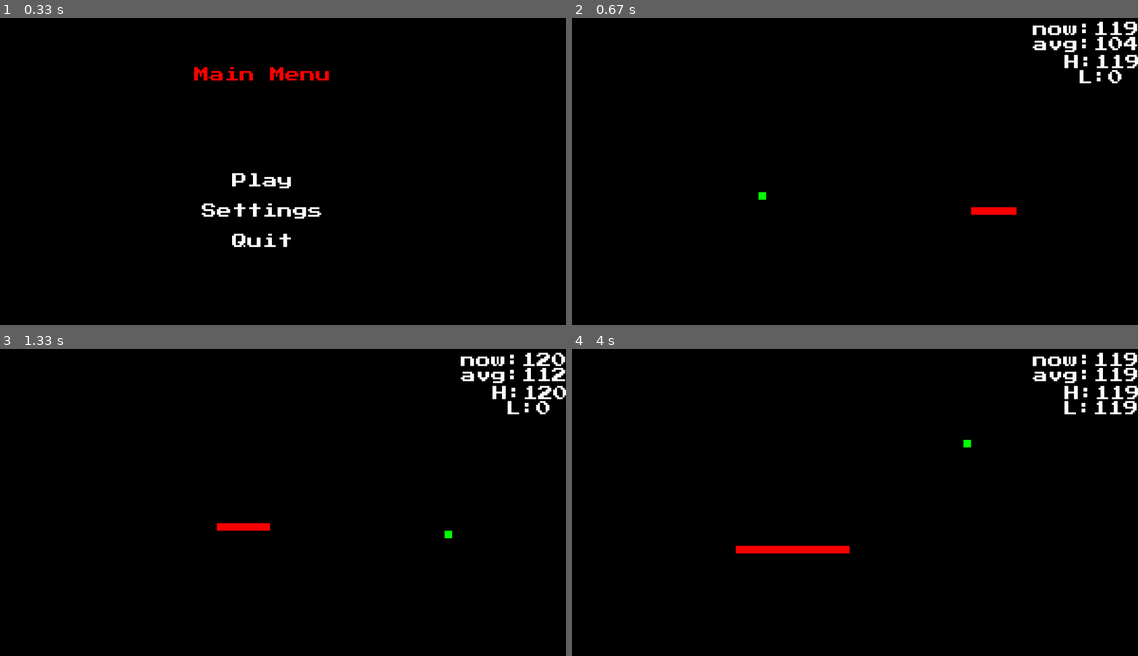
Above: before the commit, frames 1-4 (two rows, left to right).
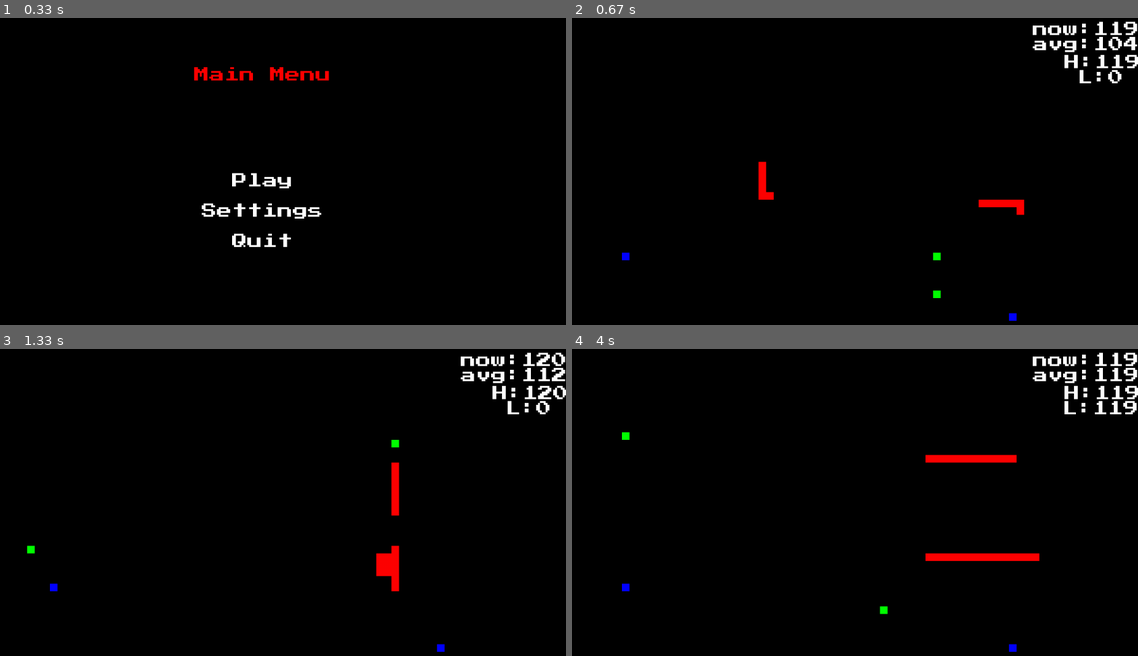
Above: after the commit, the same moments.

Repository: nmurphy101/Pygame2DFramework
Game: pygame game, started from main.py
Same seed, same stepped clock (60 frames per second), same inputs: the game is played once before the commit and once after it.
Inputs (mouse positions are in pixels of both pictures, inside the frame that each line leads up to):
- Up to frame 1 (0.33 s): no input
- Up to frame 2 (0.67 s): click (832, 180) at 0.38 s
- Up to frame 3 (1.33 s): no input
- Up to frame 4 (4 s): no input

Frame 1 is identical in both runs. In frame 2, 0.8% of the frame differs, in the area x 8-80%, y 46-99%; in frame 3, 1.1%; in frame 4, 1.7%, in the area x 8-83%, y 26-99%.

Commit message:
Fixed the entities rects not updating on death

Diff:
--- a/main.py
+++ b/main.py
@@ -17,12 +17,10 @@
 # from tkinter import Tk
 # from multiprocessing import Manager
 # from multiprocessing import freeze_support
-import sys
 import io
 import pstats
 import cProfile
 from functools import wraps
-import pygame
 from pkg.snake_game.game import SnakeGame
 from pkg.app import App
 
--- a/pkg/app.py
+++ b/pkg/app.py
@@ -24,7 +24,7 @@
 import pygame
 # pylint: disable=no-name-in-module
 from pygame import (
-    freetype, init, mixer
+    init, mixer
 )
 from pygame.constants import (
     QUIT, KEYDOWN, K_ESCAPE, RESIZABLE, MOUSEBUTTONDOWN,
--- a/pkg/snake_game/entities/entity.py
+++ b/pkg/snake_game/entities/entity.py
@@ -137,10 +137,12 @@
             # Kill self
             self.alive = False
             self.position = self.death_position
+            self.rect.topleft = self.position
             if self.children:
                 for child in self.children:
                     child.alive = False
-                    child.position = ()
+                    child.position = self.death_position
+                    child.rect.topleft = child.position
 
     def collision_checks(self):
         '''
@@ -215,16 +217,12 @@
             # print(f"{obj.ID} has children {obj.children}")
             for child in obj.children:
                 if pygame.sprite.collide_rect(self, child):
-                    # if self.secondary_target == child.position:
-                    #     self.secondary_target = None
-                    print(f"----{self.ID} Interacting with child 1 {child.ID}-----")
-                    print(f"child pos: {child.tail_pos}/{len(obj.children)}")
+                    if self.secondary_target == child.position:
+                        self.secondary_target = None
+                    # print(f"----{self.ID} Interacting with child 1 {child.ID}-----")
+                    # print(f"child pos: {child.tail_pos}/{len(obj.children)}")
                     child.interact(self)
                     return True
-                elif self.rect.colliderect(child.rect):
-                    print(f"----{self.ID} Interacting with child 3 {child.ID}-----")
-
-            # print(self.ID, " Not interacting with child ", child.ID)
         return False
 
     def set_random_spawn(self, obj_container):
--- a/pkg/snake_game/entities/snake/snake.py
+++ b/pkg/snake_game/entities/snake/snake.py
@@ -21,7 +21,6 @@
 # pylint: enable=no-name-in-module
 # pylint: disable=relative-beyond-top-level
 from ..entity import Entity
-from ...ai.ai import DecisionBox
 # pylint: enable=relative-beyond-top-level
 
 SNAKE_DEATH = 0
--- a/pkg/snake_game/game.py
+++ b/pkg/snake_game/game.py
@@ -14,12 +14,7 @@
 
 import os
 import gc
-# import threading
-# import logging
 from datetime import datetime
-# import re
-# import queue as q
-# from multiprocessing import Pool, cpu_count, Queue, Process, Manager, Lock
 import json
 import pygame
 # pylint: disable=relative-beyond-top-level
@@ -138,22 +133,22 @@
         self.chosen_ai = DecisionBox()
         # Initilize game objects
         food = Food(self.alpha_screen, self.screen, self.screen_size, self.app)
-        # food2 = Food(self.alpha_screen, self.screen, self.screen_size, self.app)
+        food2 = Food(self.alpha_screen, self.screen, self.screen_size, self.app)
         # player_snake = Snake(self.alpha_screen, self.screen, self.screen_size, self.app, player=True)
         # player_snake.movement = .75
         enemy_snake = Snake(self.alpha_screen, self.screen, self.screen_size, self.app)
-        enemy_snake.movement = 2
-        # enemy_snake2 = Snake(self.alpha_screen, self.screen, self.screen_size, self.app)
-        # enemy_snake2.movement = 1
-        # tele_portal = TelePortal(self.alpha_screen, self.screen, self.screen_size, self.app)
+        enemy_snake.movement = 3
+        enemy_snake2 = Snake(self.alpha_screen, self.screen, self.screen_size, self.app)
+        enemy_snake2.movement = 3
+        tele_portal = TelePortal(self.alpha_screen, self.screen, self.screen_size, self.app)
         # Set of game objects
         self.obj_container = [ # Order of these objects actually matter
             food,
-            # food2,
-            # tele_portal,
+            food2,
+            tele_portal,
             # player_snake,
             enemy_snake,
-            # enemy_snake2,
+            enemy_snake2,
         ]
         # Sprite Group obj
         for obj in self.obj_container:
